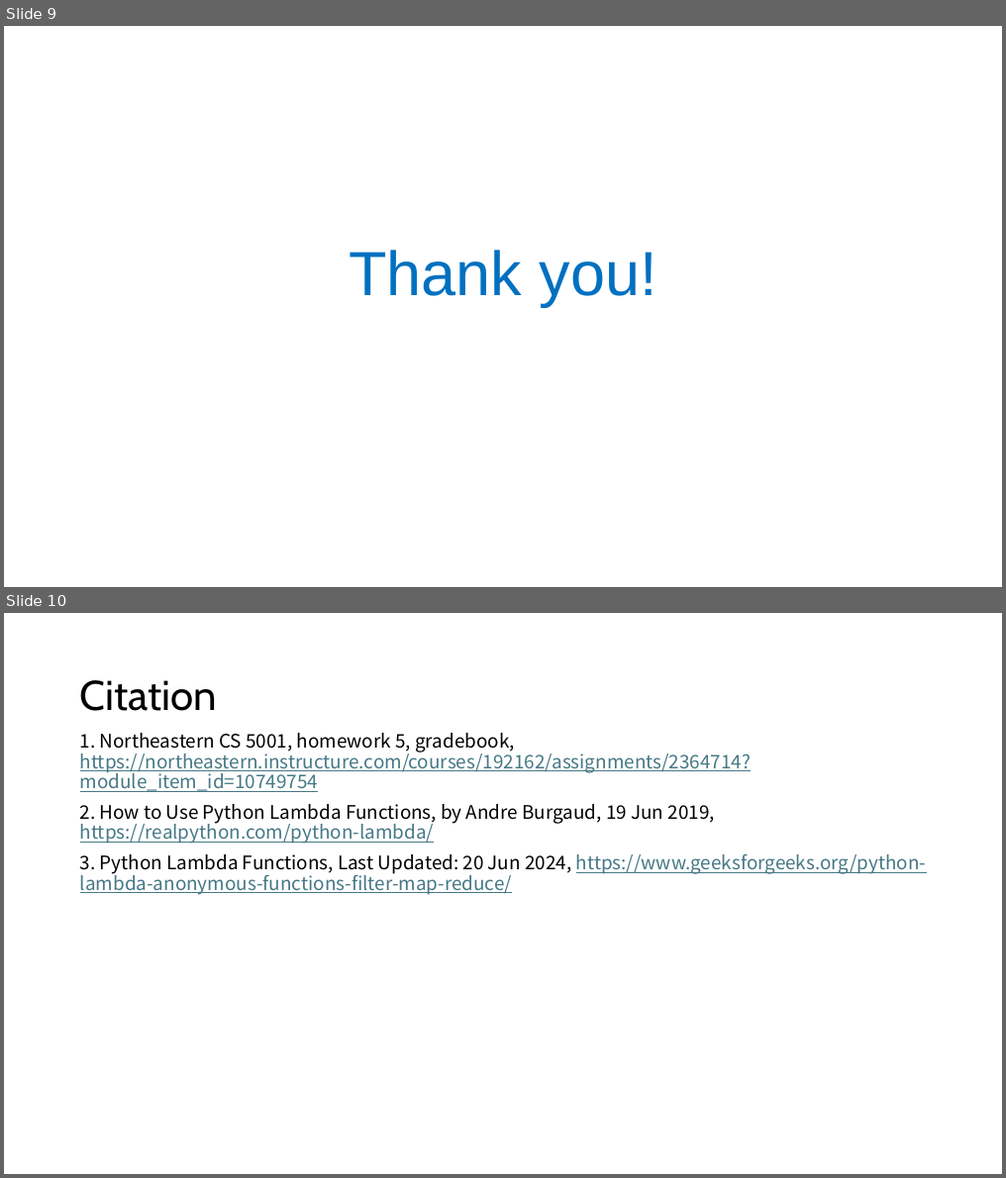
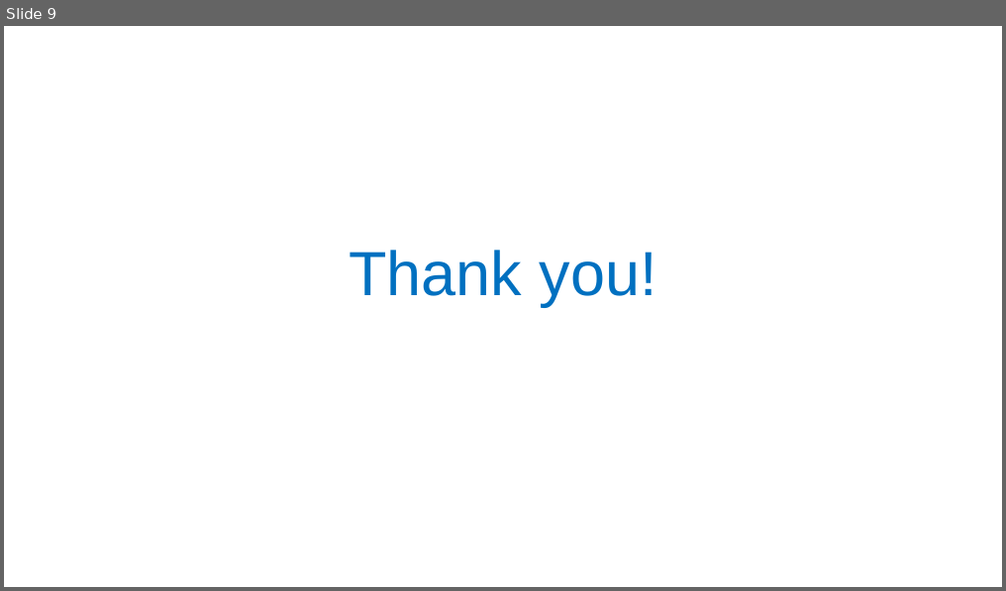
Before and after one commit to page10/Presentation, a slide deck: Presentation Lambda Function 4.pptx. Shown one above the other, each under a label of ours: slides 9 and 10 before the commit, slide 9 after it. The pictures are 1006x1178 and 1006x591 pixels, drawn with LibreOffice and Linux fonts; fonts in the diff are those of the drawing. Boxes give left, top, right and bottom in pixels: in the first picture for what was removed or moved away, otherwise in the second. Text is boxed around its words. In the diff, an @@ line names an element or a change of style, - is before the commit and + after.

Commit message:
update citation

```diff
--- a/Presentation Lambda Function 4.pptx
+++ b/Presentation Lambda Function 4.pptx
@@ slide 10 removed at [4, 613, 1002, 1174], background #FFFFFF @@
@@ title removed at [80, 680, 217, 711] @@
-Citation
@@ text removed at [80, 733, 927, 895] @@
-1. Northeastern CS 5001, homework 5, gradebook, https://northeastern.instructure.com/courses/192162/assignments/2364714?module_item_id=10749754
-2. How to Use Python Lambda Functions, by Andre Burgaud, 19 Jun 2019, https://realpython.com/python-lambda/
-3. Python Lambda Functions, Last Updated: 20 Jun 2024, https://www.geeksforgeeks.org/python-lambda-anonymous-functions-filter-map-reduce/
```
Also in this commit, not shown: 5 slides changed, 2 other files.
